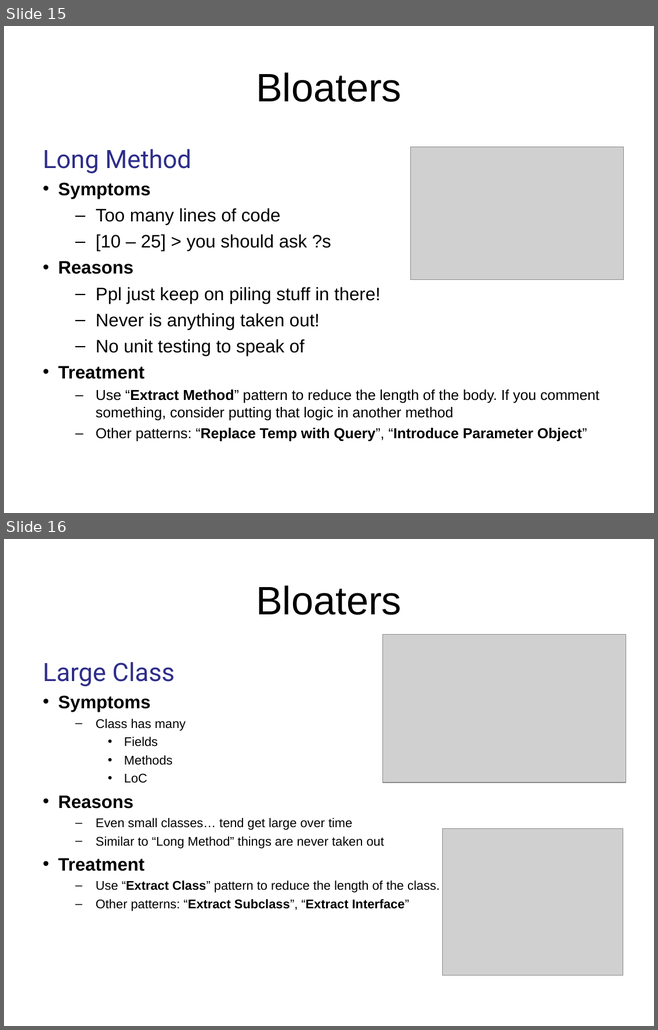
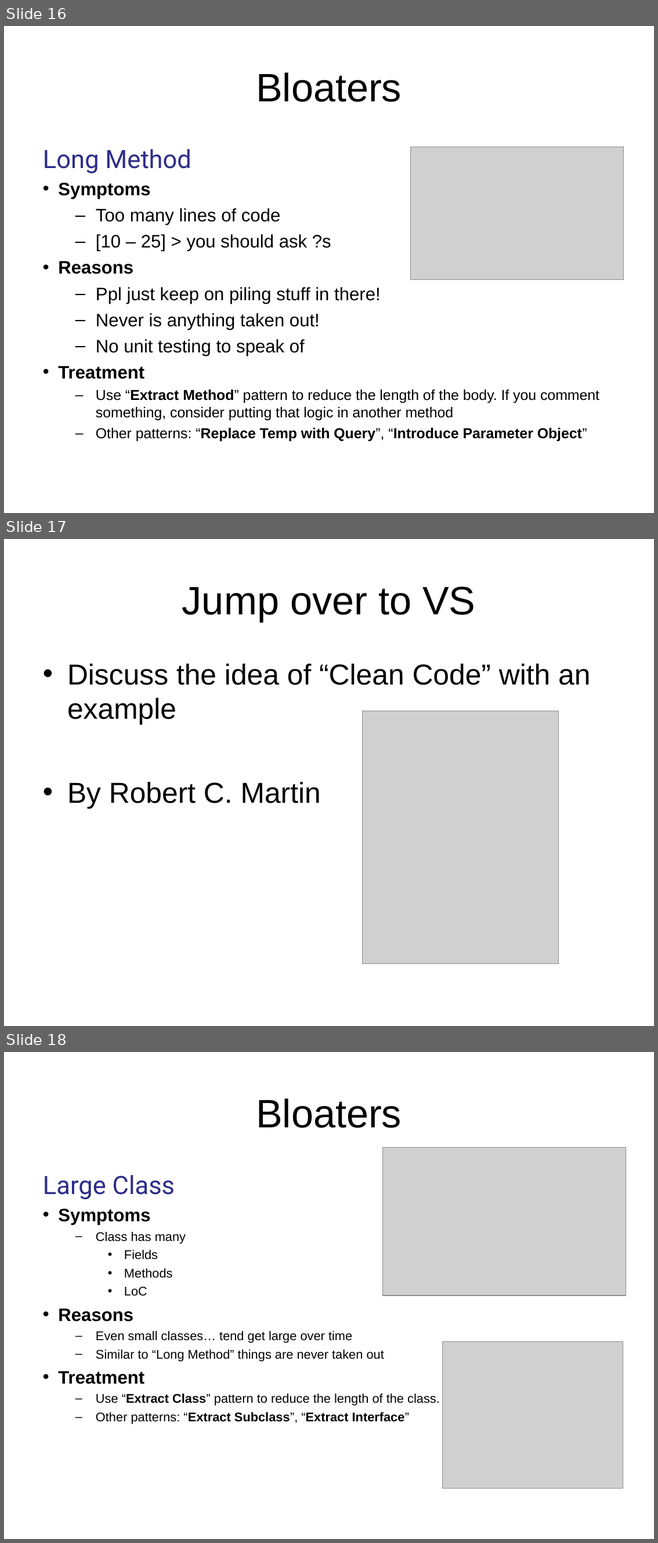
Before and after one commit to anibalvelarde/CodeSmells, a slide deck: DevelopingANoseForCodeSmells.ppt. Shown one above the other, each under a label of ours: slides 15 and 16 before the commit, slides 16, 17 and 18 after it. The pictures are 658x1030 and 658x1543 pixels, drawn with LibreOffice and Linux fonts; fonts in the diff are those of the drawing; grey boxes stand for pictures; background and template pictures are left out. Boxes give left, top, right and bottom in pixels: in the first picture for what was removed or moved away, otherwise in the second. Text is boxed around its words. In the diff, an @@ line names an element or a change of style, - is before the commit and + after.

```diff
--- a/DevelopingANoseForCodeSmells.ppt
+++ b/DevelopingANoseForCodeSmells.ppt
@@ slide 17 added at (4, 539, 654, 1026), background picture (left out) @@
@@ title added at (182, 587, 475, 622), 44 pt, text #000000 @@
+Jump over to VS
@@ text added at (67, 664, 590, 809), 32 pt, text #000000 @@
+• Discuss the idea of “Clean Code” with an example
+• By Robert C. Martin
@@ picture added at (362, 711, 558, 964) @@
@@ what was slide 15 is now slide 16 @@
@@ what was slide 16 is now slide 18 @@
```
Also in this commit, not shown: 2 slides changed, 1 other slide added, 5 other files.
